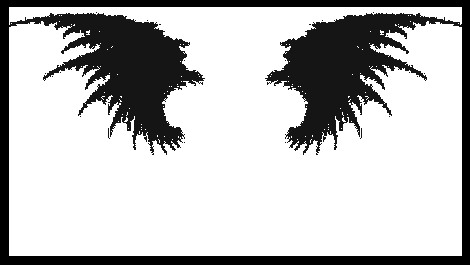
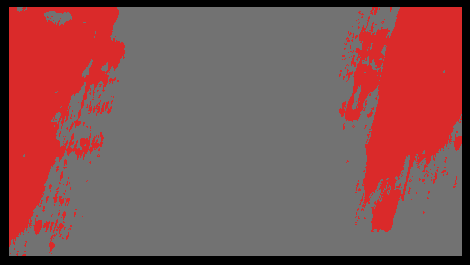
Before/after of a w=470, h=265 layered artwork. What changed in the layer stack:
showed "bad" over (9, 7, 462, 256)
hid "可視部分コピー" over (9, 12, 205, 155)
hid "normal" over (265, 12, 462, 155)
hid "true", moved it above "true #1" over (9, 7, 462, 256)
showed "bac" over (9, 7, 462, 256)
